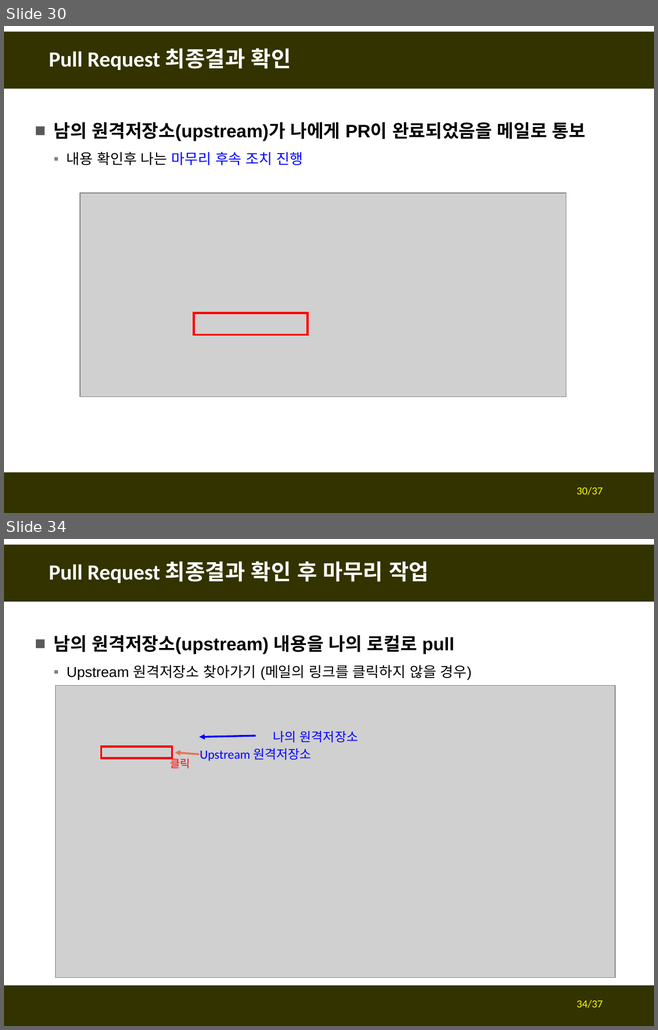
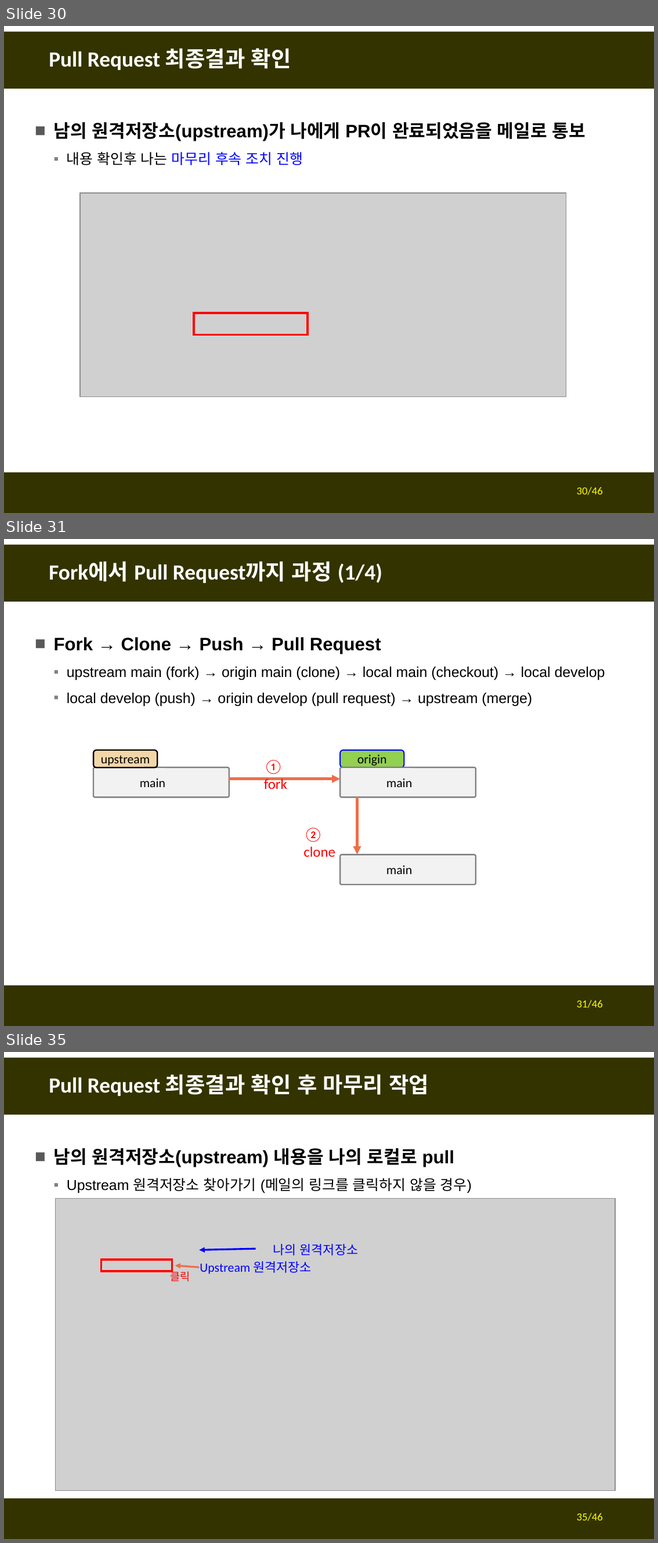
Before and after one commit to fasthill/github-lecture, a slide deck: git및github첫걸음3-forkclonePR.pptx. Shown one above the other, each under a label of ours: slides 30 and 34 before the commit, slides 30, 31 and 35 after it; the slides between them are not shown. The pictures are 658x1030 and 658x1543 pixels, drawn with LibreOffice and Linux fonts; fonts in the diff are those of the drawing; grey boxes stand for pictures. Boxes give left, top, right and bottom in pixels: in the first picture for what was removed or moved away, otherwise in the second. Text is boxed around its words. In the diff, an @@ line names an element or a change of style, - is before the commit and + after.

```diff
--- a/git및github첫걸음3-forkclonePR.pptx
+++ b/git및github첫걸음3-forkclonePR.pptx
@@ slide 31 added at bbox=[4, 539, 654, 1026], background #FFFFFF; not listed: 2 template elements that a slide beside it also shows @@
@@ title added at bbox=[49, 561, 382, 583], 24 pt, text #FFFFFF, bold @@
+Fork에서 Pull Request까지 과정 (1/4)
@@ text added at bbox=[54, 637, 605, 706], 16 pt, text #000000 @@
+■ Fork → Clone → Push → Pull Request
+  ▪ upstream main (fork) → origin main (clone) → local main (checkout) → local develop
+  ▪ local develop (push) → origin develop (pull request) → upstream (merge)
@@ rounded rectangle added at bbox=[94, 750, 157, 768], fill #F3D6A8, outline #000000 1.5 pt, 14 pt, text #000000 @@
+upstream
@@ text added at bbox=[264, 760, 287, 789], 16 pt, text #FF0000 @@
+① fork
@@ rounded rectangle added at bbox=[340, 750, 404, 768], fill #92D050, outline #0000FF 1.25 pt, 14 pt, text #000000 @@
+origin
@@ rounded rectangle added at bbox=[94, 768, 230, 798], fill #F2F2F2, outline #808080 1.5 pt, 14 pt, text #000000 @@
+main
@@ arrow added from (229, 779) to (340, 779), #EE6E4A 3 pt @@
@@ rounded rectangle added at bbox=[340, 768, 476, 798], fill #F2F2F2, outline #808080 1.5 pt, 14 pt, text #000000 @@
+main
@@ arrow added from (357, 798) to (357, 855), #EE6E4A 3 pt @@
@@ text added at bbox=[303, 828, 335, 857], 16 pt, text #FF0000 @@
+② clone
@@ rounded rectangle added at bbox=[340, 855, 476, 885], fill #F2F2F2, outline #808080 1.5 pt, 14 pt, text #000000 @@
+main
@@ page number added at bbox=[576, 1000, 603, 1008], 12 pt, text #FFFF00 @@
+31/46
@@ page number at bbox=[576, 487, 603, 495]: text changed @@
-30/37
+30/46
@@ what was slide 34 is now slide 35 @@
@@ page number at bbox=[576, 1513, 603, 1521]: text changed @@
-34/37
+35/46
```
Also in this commit, not shown: 3 slides changed, 6 other slides added, 1 other file.
